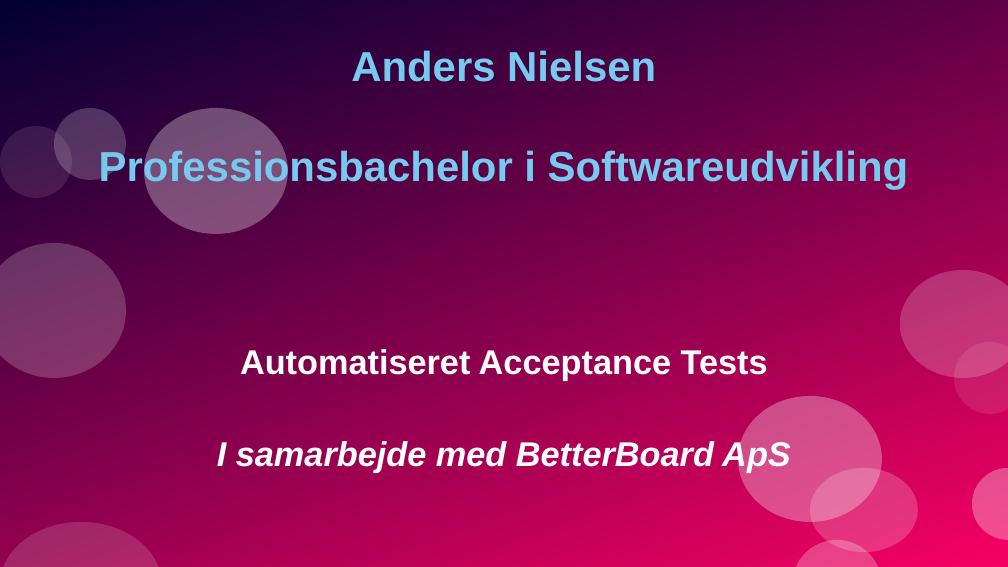
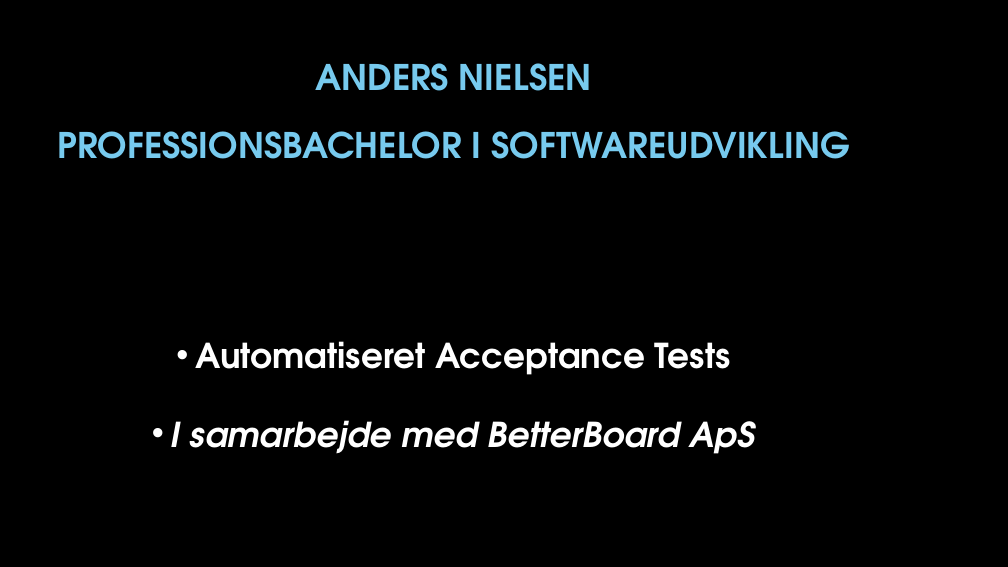
Before and after one commit to AndersBjerregaard/BetterBoard-BA, a slide deck: slide 1 of presentation/presentation.odp. Drawn at 1008x567 pixels with LibreOffice and Linux fonts; fonts in the diff are those of the drawing; background and template pictures are left out. Boxes give left, top, right and bottom in pixels: in the first picture for what was removed or moved away, otherwise in the second. Text is boxed around its words. In the diff, an @@ line names an element or a change of style, - is before the commit and + after.

Commit message:
presentation

```diff
--- a/presentation/presentation.odp
+++ b/presentation/presentation.odp
@@ background #FFFFFF to #000000 @@
@@ freeform shape removed at box(0, 0, 1008, 567) @@
@@ title at box(57, 63, 849, 159): text changed; size 33 to 27.8 pt; font Arial to TeX Gyre Adventor @@
-Anders Nielsen
-Professionsbachelor i Softwareudvikling
+ANDERS NIELSEN
+PROFESSIONSBACHELOR I SOFTWAREUDVIKLING
@@ freeform shape removed at box(54, 108, 126, 180) @@
@@ freeform shape removed at box(144, 108, 287, 234) @@
@@ freeform shape removed at box(0, 126, 72, 198) @@
@@ subtitle "Automatiseret Acceptance Tests": place and size @@
-subtitle "Automatiseret Acceptance Tests" at box(217, 349, 791, 473)
+subtitle "Automatiseret Acceptance Tests" at box(171, 341, 755, 454)
@@ subtitle "Automatiseret Acceptance Tests" at box(171, 341, 755, 454): font Arial to TeX Gyre Adventor; bullet none to •; line spacing 0.8 to 0.7; less space between paragraphs @@
@@ freeform shape removed at box(0, 243, 125, 379) @@
@@ freeform shape removed at box(900, 270, 1008, 378) @@
@@ freeform shape removed at box(954, 342, 1008, 414) @@
@@ freeform shape removed at box(738, 396, 882, 522) @@
@@ freeform shape removed at box(810, 468, 918, 552) @@
@@ freeform shape removed at box(972, 468, 1008, 541) @@
@@ freeform shape removed at box(0, 522, 162, 567) @@
@@ freeform shape removed at box(792, 541, 882, 567) @@
```
Also in this commit, not shown: 10 other slides changed.
